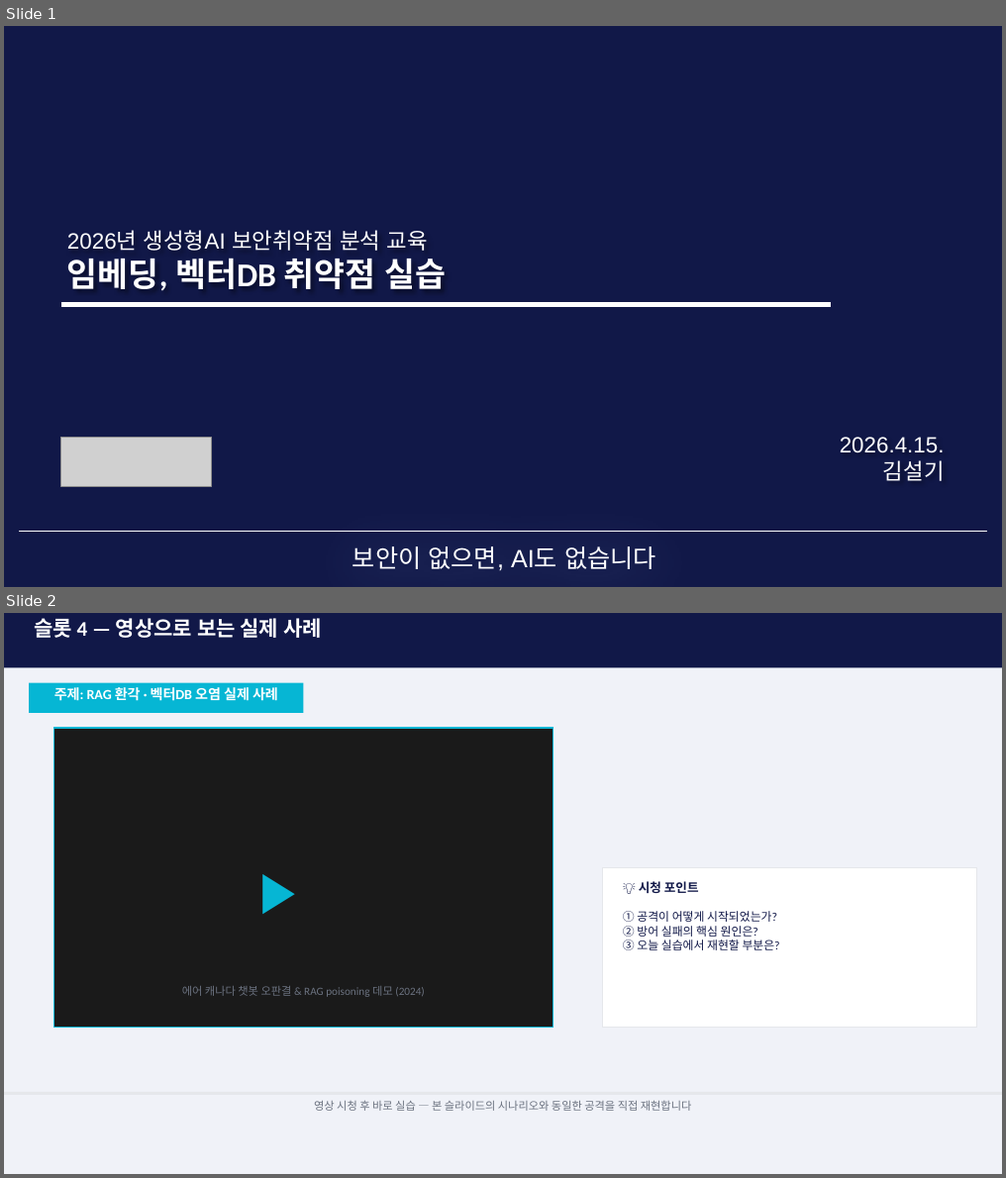
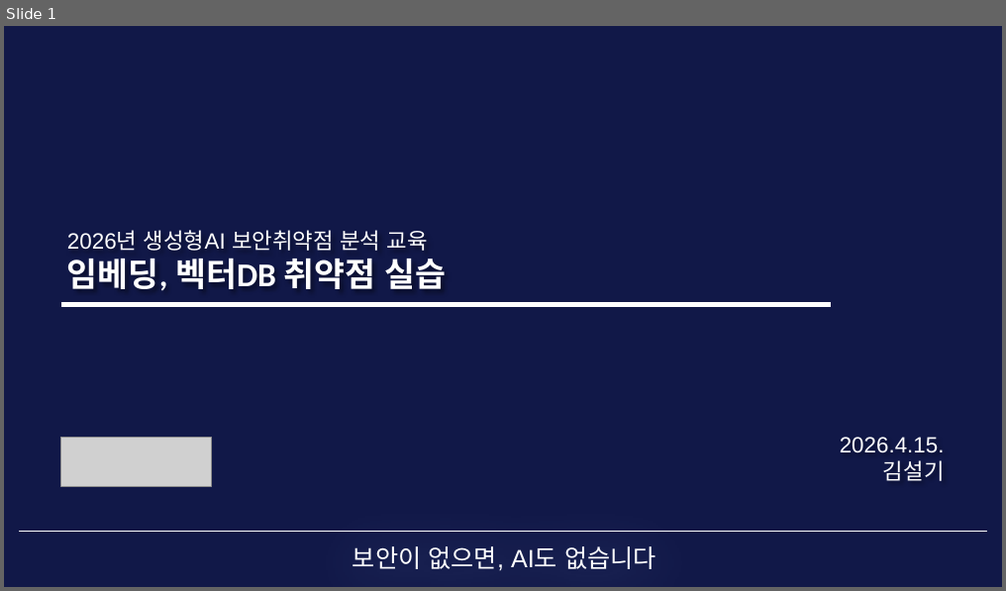
Before and after one commit to sulgik/security-workshop, a slide deck: ws01/class/3일차_4.pptx. Shown one above the other, each under a label of ours: slides 1 and 2 before the commit, slide 1 after it. The pictures are 1006x1178 and 1006x591 pixels, drawn with LibreOffice and Linux fonts; fonts in the diff are those of the drawing; grey boxes stand for pictures. Boxes give left, top, right and bottom in pixels: in the first picture for what was removed or moved away, otherwise in the second. Text is boxed around its words. In the diff, an @@ line names an element or a change of style, - is before the commit and + after.

```diff
--- a/ws01/class/3일차_4.pptx
+++ b/ws01/class/3일차_4.pptx
@@ slide 2 removed at <box>4,613,1002,1174</box>, background #F0F2F8 @@
@@ rectangle removed at <box>4,613,1002,667</box> @@
@@ text removed at <box>34,618,322,638</box> @@
-슬롯 4 — 영상으로 보는 실제 사례
@@ rectangle removed at <box>29,682,303,713</box> @@
@@ text removed at <box>54,687,278,701</box> @@
-주제: RAG 환각 · 벡터DB 오염 실제 사례
@@ rectangle removed at <box>54,728,553,1027</box> @@
@@ text removed at <box>29,853,528,1152</box> @@
-▶
@@ rectangle removed at <box>603,867,977,1027</box> @@
@@ text removed at <box>639,881,699,893</box> @@
-💡 시청 포인트
@@ text removed at <box>623,911,780,951</box> @@
-① 공격이 어떻게 시작되었는가?
-② 방어 실패의 핵심 원인은?
-③ 오늘 실습에서 재현할 부분은?
@@ text removed at <box>182,986,425,997</box> @@
-에어 캐나다 챗봇 오판결 & RAG poisoning 데모 (2024)
@@ rectangle removed at <box>4,1092,1002,1095</box> @@
@@ text removed at <box>314,1101,692,1111</box> @@
-영상 시청 후 바로 실습 — 본 슬라이드의 시나리오와 동일한 공격을 직접 재현합니다
```
Also in this commit, not shown: 3 slides added, 6 other files.
